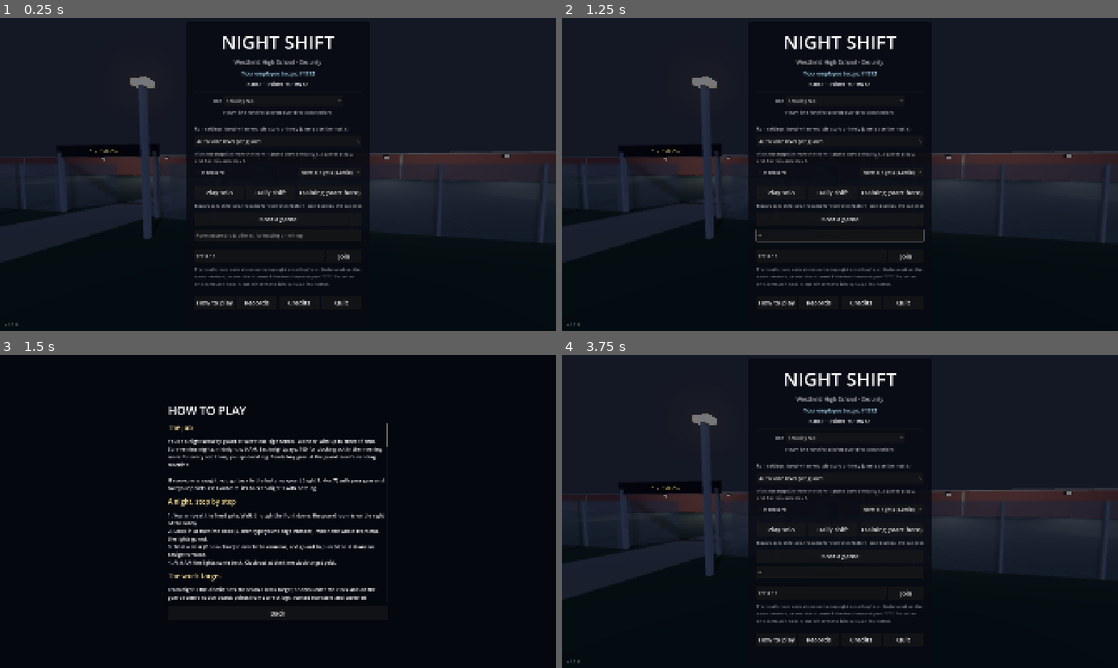
Above: before the commit, frames 1-4 (two rows, left to right).
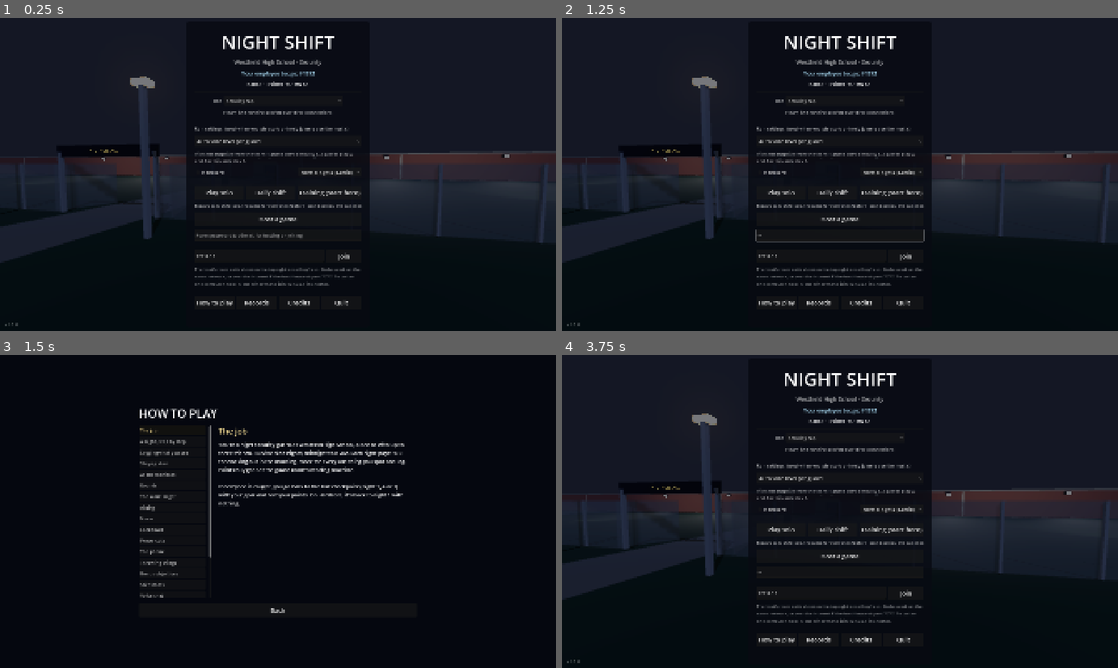
Above: after the commit, the same moments.

Repository: Travis700/Game
Game: Godot game, scene res://scenes/main.tscn
Two runs of this game, one before a commit and one after it. Both use one fixed random seed, a clock stepped at 60 frames per second and the inputs below.
Inputs (mouse positions are in pixels of both pictures, inside the frame that each line leads up to):
- Up to frame 1 (0.25 s): no input
- Up to frame 2 (1.25 s): click (840, 233) at 0.52 s; type "12" at 0.6 s
- Up to frame 3 (1.5 s): click "How to play" at 1.25 s
- Up to frame 4 (3.75 s): click "Records" at 2 s; click "Credits" at 2.75 s; click "Back" at 3.5 s

Frames 1-2 are identical in both runs. In frame 3, 7.2% of the frame differs, in the area x 25-73%, y 16-84%; in frame 4, nothing differs.

Commit message:
How to play: a topic list with one page at a time, in learning order
Co-Authored-By: Claude Opus 5.5 <noreply@anthropic.com>
Claude-Session: https://claude.ai/code/session_015YKvNgaJwTwAVL8wj2PRTQ

Diff:
--- a/scripts/how_to_play.gd
+++ b/scripts/how_to_play.gd
@@ -5,28 +5,32 @@
 const PAGES := [
 	["The job", "You're a night security guard at Westfield High School, alone or with up to three friends. Survive nine n …(341 unchanged characters)…
 	["A night, step by step", "1. You arrive at the front gate. Walk through the front doors; the guard room is on the rig …(311 unchanged characters)…
+	["Logging what you see", "Press Tab for your clipboard. Pick the area and what you saw:\n• Moved object: something isn't where it belongs.\n• Missing object: something that's normally there is gone.\n• Extra object: something that shouldn't be there at all.\n• Figure: a still, dark shape. It vanishes if you walk up to it.\n• Monster: something that moves and comes after people.\n\nCorrect logs pay +25 to whoever logs it first; a teammate confirming it afterwards gets +10. Wrong guesses cost 10, so learn what's normal (the real night cleaner moves things too).\n\nThe first time you log a monster correctly, it goes in your field guide (the button at the top of the clipboard): what it looks like and how to survive it. After that you can name it in a Monster log. Name it right for +25 more."],
+	["Staying alive", "Every monster has its own rules, and its own way to beat it: some hate running, light or being watched; some only move when nobody's looking. Watch the cameras, read the messages, and you'll work them out.\n\nUntil night 7 the guard room is safe. After that, things come in: door kits from the vending machine help.\n\nA caught guard becomes a ghost and can still watch, and press E to leave a cold spot (a blue glow the living can see) to point things out, or press G to watch through a living teammate's eyes. Teammates can try to bring them back at a revive totem (a dice roll: it might let something out instead). Every guard caught costs the whole team 50 points."],
+	["At the monitors", "Sit at a desk to watch the cameras. Full screen on a camera (Space), you can:\n• R: compare it with the photo taken just after midnight.\n• Q: flag it for the team (a message and a marker everyone can see).\n• F: set off its speaker. The monsters that hunt by sound (the Lunch Lady, the Librarian, the Hall Monitor) go to look. Once a minute.\n\nThe guard at the desk can steer the night for everyone out in the school."],
+	["Rounds", "Every night comes with a round: a few punch stations around the school (amber lamps) that someone has to punch before 6 AM. Hold E at a station to punch it.\n\nEach punch pays +20 to whoever did it. Finish the whole round and everyone who clocks out gets +50. Every station still unpunched at 6 AM costs everyone 10.\n\nThe station's bell rings when you punch it, and things nearby hear it. Look before you punch."],
 	["The work target", "From night 2 the district sets the team a work target, shown under the clock and on the guard roo …(294 unchanged characters)…
-	["Rounds", "Every night comes with a round: a few punch stations around the school (amber lamps) that someone has to punch before 6 AM. Hold E at a station to punch it.\n\nEach punch pays +20 to whoever did it. Finish the whole round and everyone who clocks out gets +50. Every station still unpunched at 6 AM costs everyone 10.\n\nThe station's bell rings when you punch it, and things nearby hear it. Look before you punch."],
+	["Hiding", "Slatted cupboards stand around the school. Press E to climb in, and E again to climb out. Inside, nothing can find you, and whatever was chasing you loses you. Unless it saw you go in: then it pulls you out. Get out of sight first.\n\nHiding wears on your nerve. If it runs out while you're in there, you'll burst out screaming."],
+	["Nerve", "Your nerve (bottom left) wears down in the dark, on your own, near monsters, and when a teammate is caught. It comes back in the lit guard room, near teammates, and with a thermos of coffee from the vending machine.\n\nLow nerve is dangerous: monsters notice you from further away, and you start hearing and seeing things that aren't there."],
+	["Lockdown", "From night 6 an alarm can go off: LOCKDOWN. For 30 seconds every monster hunts the nearest guard it can reach, wherever they are. Get into a cupboard, get to the guard room (until night 7), or run: you're just faster than they are, but only for as long as your stamina lasts (the bar at the bottom of the screen). An energy drink lets you run without tiring for 30 seconds."],
+	["Power cuts", "From night 2 the power goes out now and then. The lights die, the cameras show NO POWER and the vending machine stops; only red emergency lights are left.\n\nSomeone has to go to the custodian's closet (the door across the main hallway from the lobby) and hold E on the breaker panel. Whoever resets it is paid like a correct log."],
+	["The phone", "From night 2 the phone on the front office desk rings once or twice a night. Answer it (E) within about 35 seconds and a voice tells you where something is out of place right now: log it for easy points. Let it ring out, and the power goes."],
+	["Throwing things", "Cones, boxes, balls, books and more lie about the school. Press E to pick one up, and E again (looking at nothing in particular) to throw it. Where it lands it clatters, and the monsters that hunt by sound go to look: a decoy.\n\nGhosts can knock things over too: look at one and press E."],
 	["Bonus objectives", "Each night has one bonus objective for the whole team, shown under the clock: nobody runs all ni …(268 unchanged characters)…
+	["Shift notes", "From night 2, every night comes with conditions, shown when the lights go out and under the clock: fog, faulty wiring, old flashlight batteries, a full moon, an inspector's visit and more. One a night at first, two from night 5. Each one makes the night harder and is worth +15% XP."],
+	["Voice chat", "Hold V to talk (or switch to an open mic in the Esc menu). Voices fade with distance, and only ghosts hear ghosts.\n\nMonsters hear you too, and louder carries further. The Lunch Lady hears even a whisper up close, the Librarian hates any talking near her stacks, and the Hall Monitor chases anyone shouting in the halls. Sometimes the only way to stay alive is to keep quiet.\n\nA walkie-talkie from the vending machine lets you talk to the team from anywhere (hold B), but a call blares out of everyone else's radio, and monsters near them hear it.\n\nSomething in the science wing learns your lines. If a teammate's voice comes from somewhere they shouldn't be, it isn't them. (Esc menu: untick \"May copy my voice\" to opt out. Nothing is recorded to disk.)"],
+	["Ranks", "Every night you work earns XP, even a night where you're caught: more for clocking out, correct logs, naming monsters and punching stations. XP stays with you between runs.\n\nRanks: Trainee, Night Watch, Patrol Officer, Senior Guard, Shift Supervisor, Head of Security, Night Warden, Legend of Westfield. Some vending machine items need a rank, and your rank shows on your name tag. Ranks and some achievements also unlock hats: pick one on the menu, and everyone sees it."],
 	["Daily shift", "Once a day there's a new daily shift: one night, played solo, exactly the same for everyone that day  …(274 unchanged characters)…
 	["Overtime", "Survive the ninth night and the run is won. The host can then start a new run, or keep going into Overtime: night 10, 11 and on, with your points and gear, one more monster and one more shift note every night. How far can you get? Your furthest night is on the Records screen."],
-	["Shift notes", "From night 2, every night comes with conditions, shown when the lights go out and under the clock: fog, faulty wiring, old flashlight batteries, a full moon, an inspector's visit and more. One a night at first, two from night 5. Each one makes the night harder and is worth +15% XP."],
-	["Power cuts", "From night 2 the power goes out now and then. The lights die, the cameras show NO POWER and the vending machine stops; only red emergency lights are left.\n\nSomeone has to go to the custodian's closet (the door across the main hallway from the lobby) and hold E on the breaker panel. Whoever resets it is paid like a correct log."],
-	["The phone", "From night 2 the phone on the front office desk rings once or twice a night. Answer it (E) within about 35 seconds and a voice tells you where something is out of place right now: log it for easy points. Let it ring out, and the power goes."],
-	["Logging what you see", "Press Tab for your clipboard. Pick the area and what you saw:\n• Moved object: something isn't where it belongs.\n• Missing object: something that's normally there is gone.\n• Extra object: something that shouldn't be there at all.\n• Figure: a still, dark shape. It vanishes if you walk up to it.\n• Monster: something that moves and comes after people.\n\nCorrect logs pay +25 to whoever logs it first; a teammate confirming it afterwards gets +10. Wrong guesses cost 10, so learn what's normal (the real night cleaner moves things too).\n\nThe first time you log a monster correctly, it goes in your field guide (the button at the top of the clipboard): what it looks like and how to survive it. After that you can name it in a Monster log. Name it right for +25 more."],
-	["Staying alive", "Every monster has its own rules, and its own way to beat it: some hate running, light or being watched; some only move when nobody's looking. Watch the cameras, read the messages, and you'll work them out.\n\nUntil night 7 the guard room is safe. After that, things come in: door kits from the vending machine help.\n\nA caught guard becomes a ghost and can still watch, and press E to leave a cold spot (a blue glow the living can see) to point things out, or press G to watch through a living teammate's eyes. Teammates can try to bring them back at a revive totem (a dice roll: it might let something out instead). Every guard caught costs the whole team 50 points."],
-	["Nerve", "Your nerve (bottom left) wears down in the dark, on your own, near monsters, and when a teammate is caught. It comes back in the lit guard room, near teammates, and with a thermos of coffee from the vending machine.\n\nLow nerve is dangerous: monsters notice you from further away, and you start hearing and seeing things that aren't there."],
-	["Lockdown", "From night 6 an alarm can go off: LOCKDOWN. For 30 seconds every monster hunts the nearest guard it can reach, wherever they are. Get into a cupboard, get to the guard room (until night 7), or run: you're just faster than they are, but only for as long as your stamina lasts (the bar at the bottom of the screen). An energy drink lets you run without tiring for 30 seconds."],
-	["At the monitors", "Sit at a desk to watch the cameras. Full screen on a camera (Space), you can:\n• R: compare it with the photo taken just after midnight.\n• Q: flag it for the team (a message and a marker everyone can see).\n• F: set off its speaker. The monsters that hunt by sound (the Lunch Lady, the Librarian, the Hall Monitor) go to look. Once a minute.\n\nThe guard at the desk can steer the night for everyone out in the school."],
-	["Throwing things", "Cones, boxes, balls, books and more lie about the school. Press E to pick one up, and E again (looking at nothing in particular) to throw it. Where it lands it clatters, and the monsters that hunt by sound go to look: a decoy.\n\nGhosts can knock things over too: look at one and press E."],
-	["Hiding", "Slatted cupboards stand around the school. Press E to climb in, and E again to climb out. Inside, nothing can find you, and whatever was chasing you loses you. Unless it saw you go in: then it pulls you out. Get out of sight first.\n\nHiding wears on your nerve. If it runs out while you're in there, you'll burst out screaming."],
-	["Voice chat", "Hold V to talk (or switch to an open mic in the Esc menu). Voices fade with distance, and only ghosts hear ghosts.\n\nMonsters hear you too, and louder carries further. The Lunch Lady hears even a whisper up close, the Librarian hates any talking near her stacks, and the Hall Monitor chases anyone shouting in the halls. Sometimes the only way to stay alive is to keep quiet.\n\nA walkie-talkie from the vending machine lets you talk to the team from anywhere (hold B), but a call blares out of everyone else's radio, and monsters near them hear it.\n\nSomething in the science wing learns your lines. If a teammate's voice comes from somewhere they shouldn't be, it isn't them. (Esc menu: untick \"May copy my voice\" to opt out. Nothing is recorded to disk.)"],
-	["Ranks", "Every night you work earns XP, even a night where you're caught: more for clocking out, correct logs, naming monsters and punching stations. XP stays with you between runs.\n\nRanks: Trainee, Night Watch, Patrol Officer, Senior Guard, Shift Supervisor, Head of Security, Night Warden, Legend of Westfield. Some vending machine items need a rank, and your rank shows on your name tag. Ranks and some achievements also unlock hats: pick one on the menu, and everyone sees it."],
 	["Difficulty", "Difficulty sets how much of the school is open. 1 is the main building. 2 adds the classroom wing, 3 the science wing too, each with its own monsters and cameras. Auto picks one level per guard."],
 	["Controls", "WASD move · Shift run · Mouse look · F flashlight · E use · Tab clipboard · G use the item you're carryi …(188 unchanged characters)…
 ]
 
 signal closed
+
+var _heading: Label
+var _body: Label
+var _topics: Array[Button] = []
 
 
 func _ready() -> void:
@@ -40,7 +44,7 @@
 	center.set_anchors_preset(Control.PRESET_FULL_RECT)
 	add_child(center)
 	var column := VBoxContainer.new()
-	column.custom_minimum_size = Vector2(760, 0)
+	column.custom_minimum_size = Vector2(960, 0)
 	column.add_theme_constant_override("separation", 14)
 	center.add_child(column)
 
@@ -49,26 +53,43 @@
 	title.add_theme_font_size_override("font_size", 40)
 	column.add_child(title)
 
-	var scroll := ScrollContainer.new()
-	scroll.custom_minimum_size = Vector2(0, 620)
-	scroll.horizontal_scroll_mode = ScrollContainer.SCROLL_MODE_DISABLED
-	column.add_child(scroll)
-	var pages := VBoxContainer.new()
-	pages.size_flags_horizontal = Control.SIZE_EXPAND_FILL
-	pages.add_theme_constant_override("separation", 18)
-	scroll.add_child(pages)
-	for page: Array in PAGES:
-		var heading := Label.new()
-		heading.text = page[0]
-		heading.add_theme_font_size_override("font_size", 24)
-		heading.add_theme_color_override("font_color", Color(1.0, 0.9, 0.6))
-		pages.add_child(heading)
-		var body := Label.new()
-		body.text = page[1]
-		body.autowrap_mode = TextServer.AUTOWRAP_WORD_SMART
-		body.custom_minimum_size = Vector2(720, 0)
-		body.add_theme_font_size_override("font_size", 17)
-		pages.add_child(body)
+	# Topics down the left; the chosen one on the right.
+	var split := HBoxContainer.new()
+	split.add_theme_constant_override("separation", 24)
+	column.add_child(split)
+	var topics_scroll := ScrollContainer.new()
+	topics_scroll.custom_minimum_size = Vector2(250, 600)
+	topics_scroll.horizontal_scroll_mode = ScrollContainer.SCROLL_MODE_DISABLED
+	split.add_child(topics_scroll)
+	var topics := VBoxContainer.new()
+	topics.add_theme_constant_override("separation", 4)
+	topics_scroll.add_child(topics)
+	var page_scroll := ScrollContainer.new()
+	page_scroll.custom_minimum_size = Vector2(680, 600)
+	page_scroll.horizontal_scroll_mode = ScrollContainer.SCROLL_MODE_DISABLED
+	split.add_child(page_scroll)
+	var page := VBoxContainer.new()
+	page.add_theme_constant_override("separation", 14)
+	page_scroll.add_child(page)
+	_heading = Label.new()
+	_heading.add_theme_font_size_override("font_size", 28)
+	_heading.add_theme_color_override("font_color", Color(1.0, 0.9, 0.6))
+	page.add_child(_heading)
+	_body = Label.new()
+	_body.autowrap_mode = TextServer.AUTOWRAP_WORD_SMART
+	_body.custom_minimum_size = Vector2(660, 0)
+	_body.add_theme_font_size_override("font_size", 18)
+	page.add_child(_body)
+	for index in PAGES.size():
+		var topic := Button.new()
+		topic.text = PAGES[index][0]
+		topic.alignment = HORIZONTAL_ALIGNMENT_LEFT
+		topic.custom_minimum_size = Vector2(230, 34)
+		topic.pressed.connect(_show_page.bind(index))
+		topic.focus_entered.connect(_show_page.bind(index))
+		topics.add_child(topic)
+		_topics.append(topic)
+	_show_page(0)
 
 	var back := Button.new()
 	back.text = "Back"
@@ -80,6 +101,15 @@
 
 func open() -> void:
 	visible = true
+	if not Input.get_connected_joypads().is_empty() and not _topics.is_empty():
+		_topics[0].grab_focus.call_deferred()
+
+
+func _show_page(index: int) -> void:
+	_heading.text = PAGES[index][0]
+	_body.text = PAGES[index][1]
+	for i in _topics.size():
+		_topics[i].modulate = Color(1.0, 0.9, 0.6) if i == index else Color(1, 1, 1, 0.8)
 
 
 func close() -> void:
